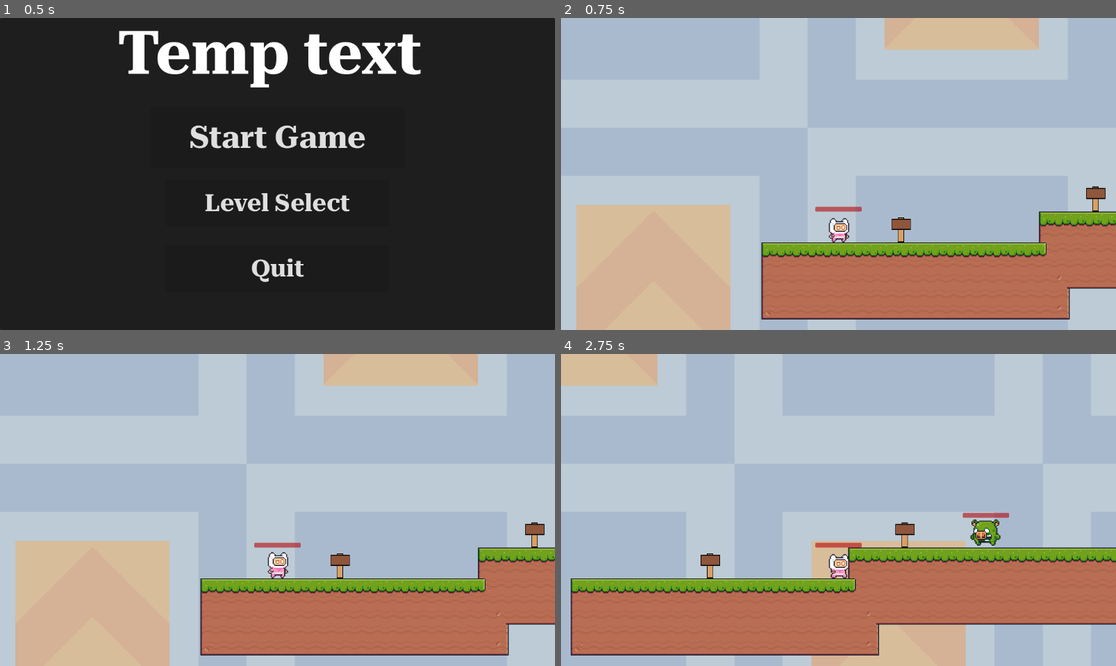
Above: before the commit, frames 1-4 (two rows, left to right).
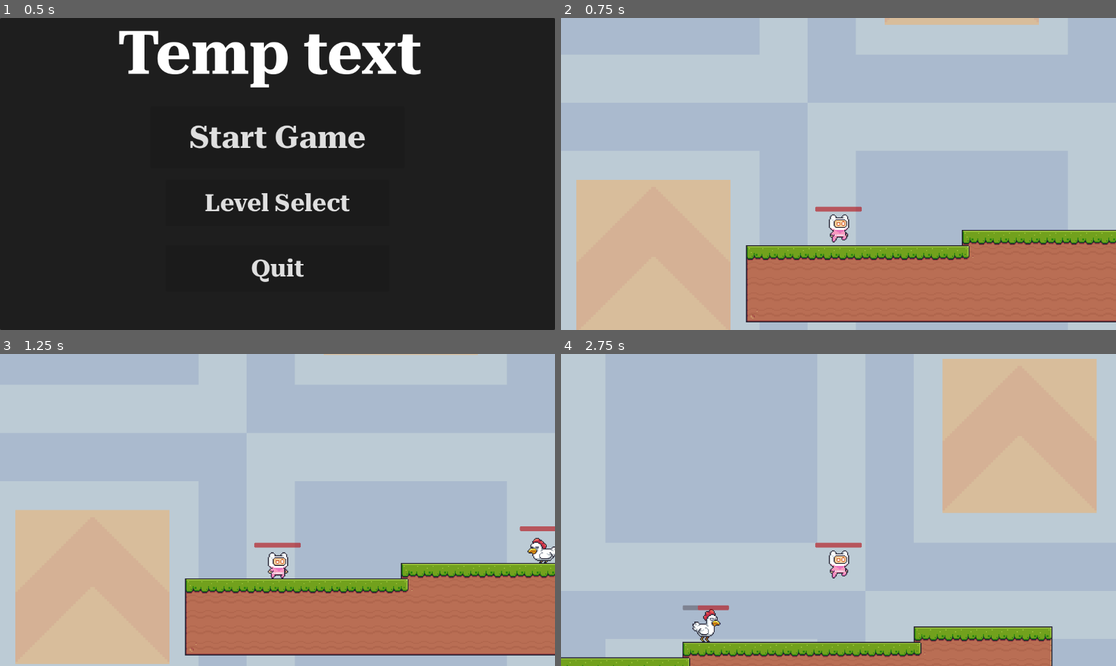
Above: after the commit, the same moments.

Repository: HiggloH/2d_platformer
Game: Godot game, scene res://Managers/Game/game_manager.tscn
The game is run twice, just before and just after one commit, with the same random seed, the same clock (stepped at 60 frames per second) and the same inputs.
Inputs:
- Up to frame 1 (0.5 s): no input
- Up to frame 2 (0.75 s): click "Start Game" at 0.5 s
- Up to frame 3 (1.25 s): no input
- Up to frame 4 (2.75 s): hold D (right) from 1.28 s (still down); tap E (use) at 1.35, 2.1 s; tap Space (jump) at 1.52, 2.27 s

Frame 1 is identical in both runs. In frame 2, 12% of the frame differs, in the area x 2-100%, y 2-98%; in frame 3, 11%; in frame 4, 48%, in the area x 0-100%, y 0-100%.

Commit message:
level bug fix

Diff:
--- a/Levels/Managers/Levels_Manager.gd
+++ b/Levels/Managers/Levels_Manager.gd
@@ -50,10 +50,16 @@
 	move_child(get_child(1), 0)
 
 func _win():
-	get_child(0).queue_free()
+	while get_child_count() > 1:
+		get_child(0).queue_free()
+
+		await get_tree().create_timer(0.1).timeout
+
 	if current_level >= max_level:
 		current_level += 1
 
 	var new_level = levels[current_level].instantiate()
+
 	call_deferred("add_child", new_level)
+	await get_tree().create_timer(0.3).timeout
 	move_child(get_child(1), 0)
--- a/Levels/TestLevel/test_level.tscn
+++ b/Levels/TestLevel/test_level.tscn
@@ -1,12 +1,12 @@
 [gd_scene load_steps=10 format=3 uid="uid://bcmg3fmwolh2s"]
 
-[ext_resource type="Script" path="res://Levels/Level_Manager.gd" id="1_ifi1g"]
+[ext_resource type="Script" path="res://Levels/Managers/Level/level_manager.gd" id="1_ifi1g"]
 [ext_resource type="PackedScene" uid="uid://80wr0lsqa5qk" path="res://Levels/Obsticales/kill_zone.tscn" id="3_8fwue"]
-[ext_resource type="TileSet" uid="uid://bdnc6f10838he" path="res://Levels/Level.tres" id="3_pyedc"]
+[ext_resource type="TileSet" uid="uid://bdnc6f10838he" path="res://Level.tres" id="3_pyedc"]
 [ext_resource type="PackedScene" uid="uid://trjvtgb4f0ob" path="res://Enemies/Pig_Enemy/pig_enemy.tscn" id="5_688hj"]
 [ext_resource type="Script" path="res://Levels/TestLevel/Enemy_Movment.gd" id="5_afu4f"]
 [ext_resource type="PackedScene" uid="uid://dn0tq8bc63h54" path="res://Levels/Obsticales/win_zone.tscn" id="7_smat0"]
-[ext_resource type="PackedScene" uid="uid://cdsmv1wayx0vn" path="res://Levels/paralax_background.tscn" id="8_eke20"]
+[ext_resource type="PackedScene" uid="uid://cdsmv1wayx0vn" path="res://Levels/Menus/Background/paralax_background.tscn" id="8_eke20"]
 
 [sub_resource type="Curve2D" id="Curve2D_sx7hx"]
 _data = {
--- a/Managers/Game/game_manager.gd
+++ b/Managers/Game/game_manager.gd
@@ -3,7 +3,8 @@
 @onready var main_menu = preload("res://Menus/Main/main_menu.tscn")
 @onready var game = preload("res://Levels/Managers/Level/level_manager.tscn")
 
-var current_level = 0
+var current_level = 1
+var max_level = 1
 
 func _ready():
 	GlobalSignals.connect("return_to_menu", spawn_menu)
@@ -12,8 +13,8 @@
 	spawn_menu()
 
 func win():
-	current_level += 1
-	print(current_level)
+	if current_level < max_level:
+		current_level += 1
 
 func spawn_menu():
 	if get_children()  != []:
